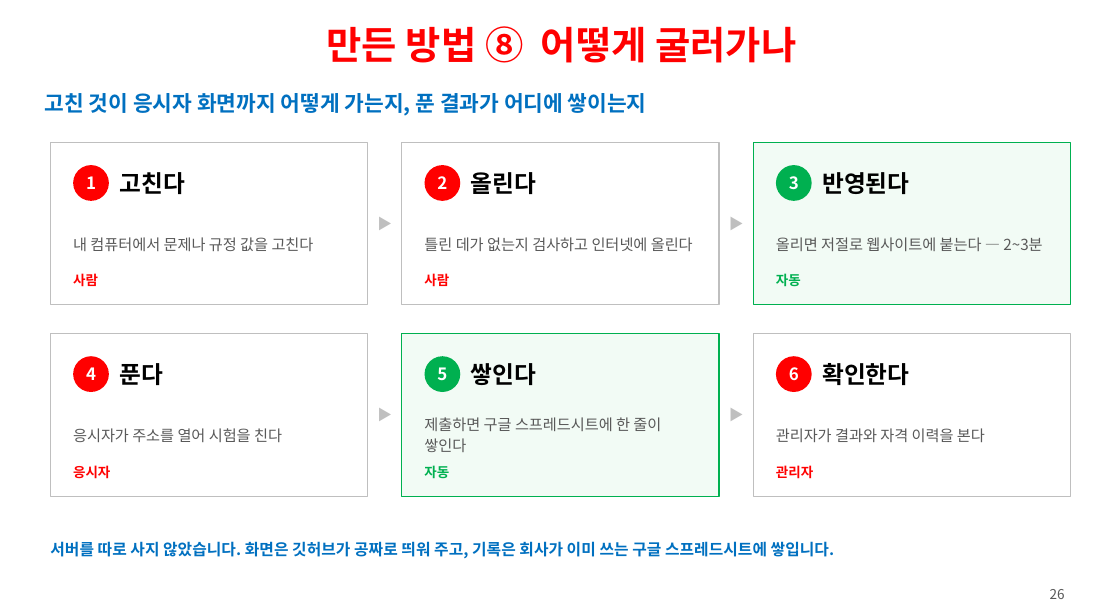
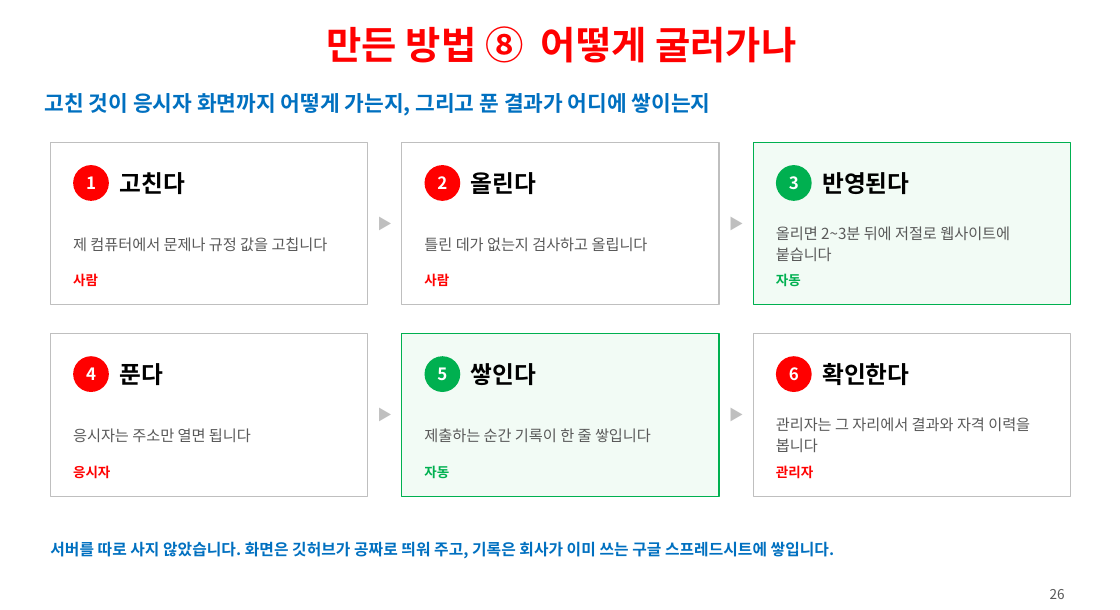
Before and after one commit to ys1277-sys/HIENDT-CBT, a slide deck: slide 26 of docs/발표자료-CBT-2026-08.pptx. Drawn at 1120x610 pixels with LibreOffice and Linux fonts; fonts in the diff are those of the drawing. Boxes give left, top, right and bottom in pixels: in the first picture for what was removed or moved away, otherwise in the second. Text is boxed around its words. In the diff, an @@ line names an element or a change of style, - is before the commit and + after.

```diff
--- a/docs/발표자료-CBT-2026-08.pptx
+++ b/docs/발표자료-CBT-2026-08.pptx
@@ text at <box>45,93,711,116</box>: text changed @@
-고친 것이 응시자 화면까지 어떻게 가는지, 푼 결과가 어디에 쌓이는지
+고친 것이 응시자 화면까지 어떻게 가는지, 그리고 푼 결과가 어디에 쌓이는지
@@ text at <box>73,237,328,251</box>: text changed @@
-내 컴퓨터에서 문제나 규정 값을 고친다
+제 컴퓨터에서 문제나 규정 값을 고칩니다
@@ text at <box>424,237,648,251</box>: text changed @@
-틀린 데가 없는지 검사하고 인터넷에 올린다
+틀린 데가 없는지 검사하고 올립니다
@@ text at <box>776,226,1010,261</box>: text changed @@
-올리면 저절로 웹사이트에 붙는다 — 2~3분
+올리면 2~3분 뒤에 저절로 웹사이트에 붙습니다
@@ text at <box>776,417,1030,452</box>: text changed @@
-관리자가 결과와 자격 이력을 본다
+관리자는 그 자리에서 결과와 자격 이력을 봅니다
@@ text at <box>73,428,251,442</box>: text changed @@
-응시자가 주소를 열어 시험을 친다
+응시자는 주소만 열면 됩니다
@@ text at <box>424,428,651,442</box>: text changed @@
-제출하면 구글 스프레드시트에 한 줄이 쌓인다
+제출하는 순간 기록이 한 줄 쌓입니다
```
Also in this commit, not shown: 27 other slides changed, 1 other file.
